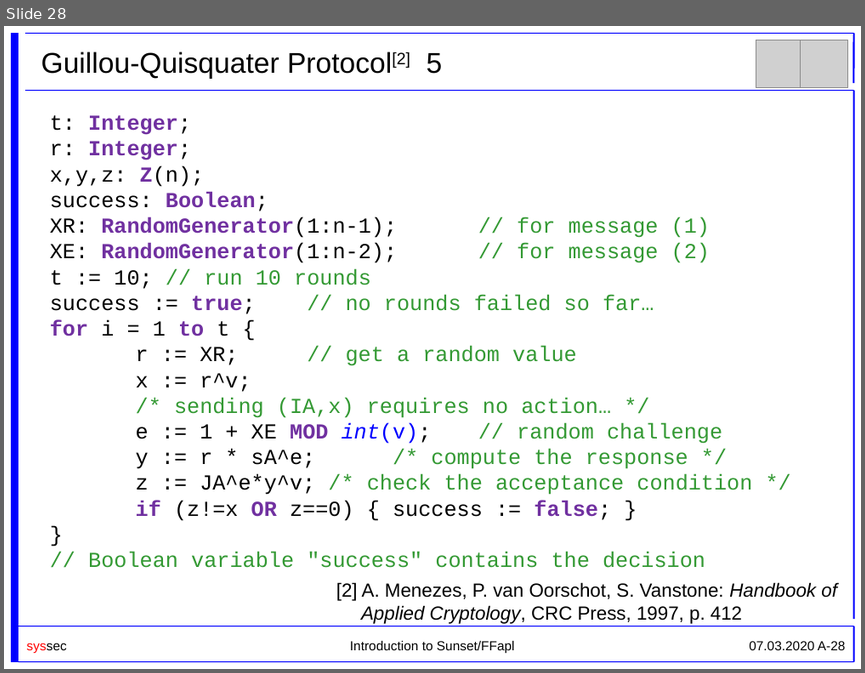
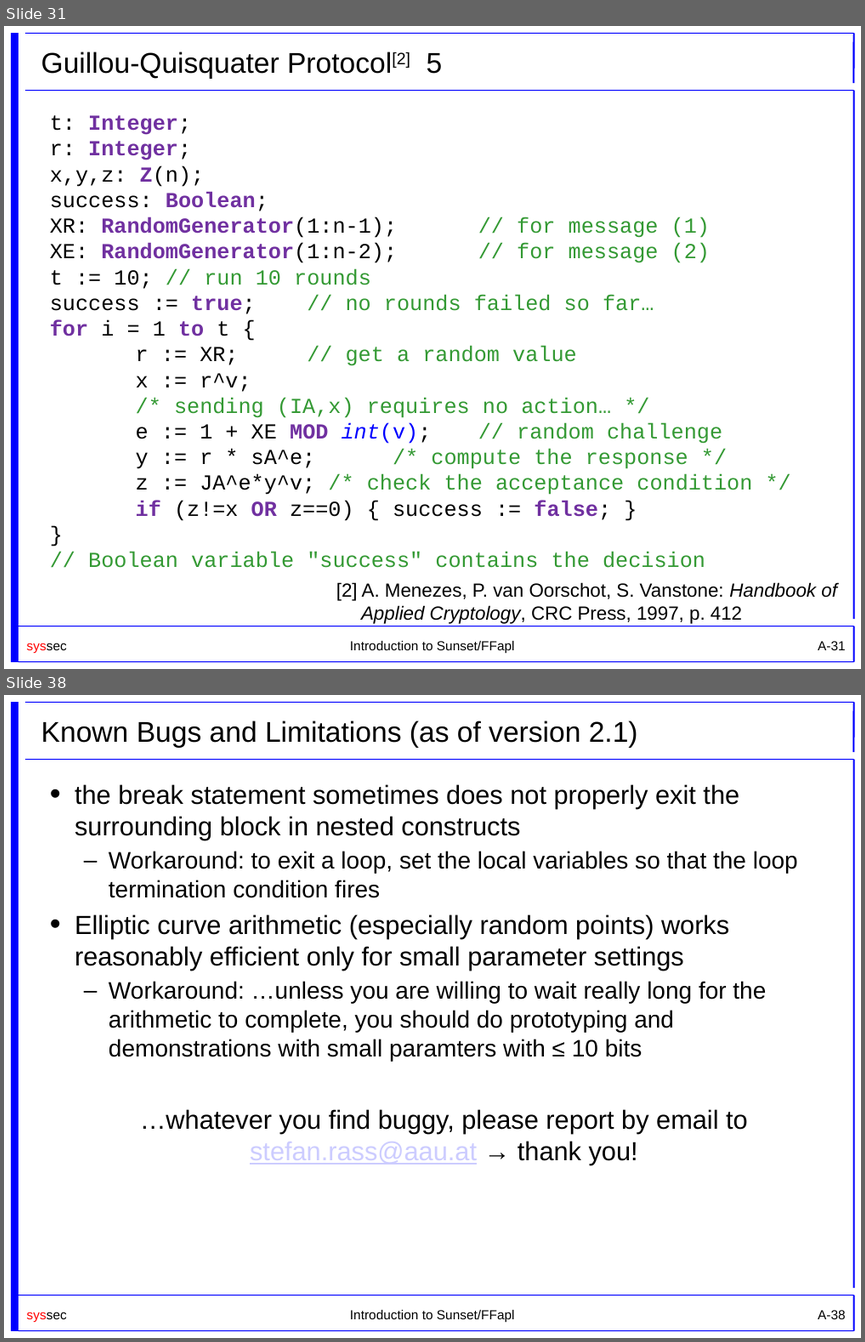
Before and after one commit to cryptool-org/cryptobrief, a slide deck: manual (drafts)/Sunset_Slides_UniKlu.pptx. Shown one above the other, each under a label of ours: slide 28 before the commit, slides 31 and 38 after it; the slides between them are not shown. The pictures are 865x673 and 865x1342 pixels, drawn with LibreOffice and Linux fonts; fonts in the diff are those of the drawing; grey boxes stand for pictures; background and template pictures are left out. Boxes give left, top, right and bottom in pixels: in the first picture for what was removed or moved away, otherwise in the second. Text is boxed around its words. In the diff, an @@ line names an element or a change of style, - is before the commit and + after.

```diff
--- a/manual (drafts)/Sunset_Slides_UniKlu.pptx
+++ b/manual (drafts)/Sunset_Slides_UniKlu.pptx
@@ slide 38 added at <box>4,695,861,1338</box>, background #FFFFFF; not listed: 11 template elements that a slide beside it also shows @@
@@ title added at <box>41,721,638,748</box>, 24 pt, text #000000 @@
+Known Bugs and Limitations (as of version 2.1)
@@ text added at <box>75,784,798,1165</box>, 22 pt, text #000000 @@
+• the break statement sometimes does not properly exit the surrounding block in nested constructs
+  – Workaround: to exit a loop, set the local variables so that the loop termination condition fires
+• Elliptic curve arithmetic (especially random points) works reasonably efficient only for small parameter settings
+  – Workaround: …unless you are willing to wait really long for the arithmetic to complete, you should do prototyping and demonstrations with small paramters with ≤ 10 bits
+…whatever you find buggy, please report by email to stefan.rass@aau.at → thank you!
@@ what was slide 28 is now slide 31 @@
@@ slide 31 changed as well @@
@@ picture removed at <box>756,40,803,88</box> @@
@@ picture removed at <box>800,40,847,88</box> @@
@@ page number at <box>817,641,846,650</box>: text changed @@
-07.03.2020 A-28
+A-31
```
Also in this commit, not shown: 12 other slides changed, 9 other slides added, 1 other file.
